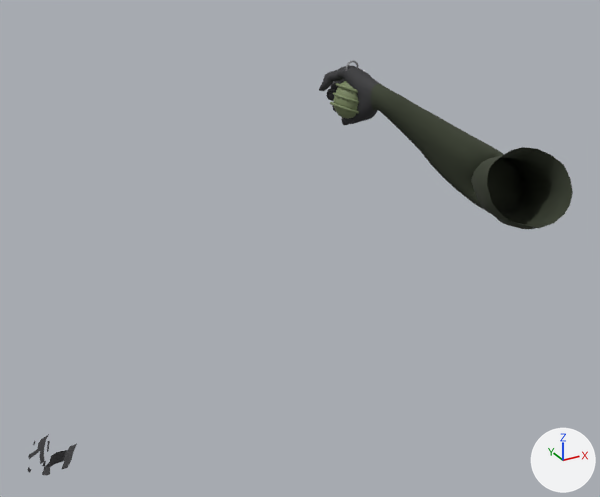
The glTF model dead-city/models/weapons/grenade_fp.glb: old version first, new version second.
Camera for both pictures: a camera (50 mm lens) standing at (-0.694, -0.974, 0.179) and looking at (-0.077, 0.147, -0.382). Lighting does not change. The marker at lower right points along +X, +Y and +Z. The first picture is the older version. Where no turn or scale is listed for an object, it has been applied to the vertices. Vertices at exactly the same position are counted once.

Script lines for the objects in view, before the commit:
```python
me_caucasian_male_1_body_001 = bpy.data.meshes.new('caucasian_male_1:Body.001')
me_caucasian_male_1_body_001.from_pydata(...)  # 2118 vertices, 4140 faces; spans x -0.559..0.356, y 0.012..0.512, z -0.388..0.157
# faces by material slot: [880, 3260]
me_caucasian_male_1_body_001.materials.append(mat_sleeve)  # greyish green #3c4232
me_caucasian_male_1_body_001.materials.append(mat_glove)  # dark grey #353537
me_sphere = bpy.data.meshes.new('Sphere')
me_sphere.from_pydata(...)  # 146 vertices, 288 faces; spans x -0.0308..0.0308, y -0.03..0.03, z -0.0367..0.0367
me_sphere.materials.append(mat_grenadebody)  # green #7c8961
ob_arms = bpy.data.objects.new('Arms', me_caucasian_male_1_body_001)
ob_arms.location = (0.0, -0.117, -0.286)
ob_sphere = bpy.data.objects.new('Sphere', me_sphere)
ob_sphere.location = (0.13, 0.33, -0.19)
ob_weaponroot = bpy.data.objects.new('WeaponRoot', None)
ob_weaponroot.location = (0.13, 0.33, -0.19)
ob_weaponroot.rotation_euler = (0.0, 0.349, 0.0)  # degrees (0, 20, 0)
```
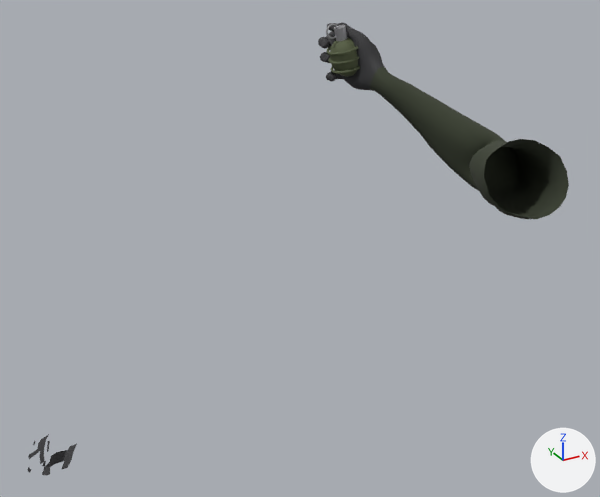
ob_weaponroot is not drawn itself; it is the parent of ob_cube, ob_cylinder, ob_torus, ob_torus_001, ob_torus_002, ob_torus_003.

Where the newer file only moved an object's origin or applied its transform, the numbers keep the older frame.

Location of each change, (x1, y1, x2, y2) in pixels of the pictures (600 x 497 px; the box of a moved part takes in the faces that stretch with it):
'Arms', reshaped (10% taller)
    before: (27, 65, 573, 475)
    after: (27, 23, 569, 475)
'Sphere', moved, turned
    before: (334, 81, 358, 119)
    after: (330, 38, 358, 77)
'Cylinder', moved, turned (not visible before)
    after: (334, 25, 348, 41)
'Torus', moved, turned
    before: (330, 102, 359, 114)
    after: (331, 66, 360, 74)
'Torus.002', moved, turned
    before: (336, 83, 358, 93)
    after: (326, 46, 358, 55)
'Torus.001', moved, turned
    before: (333, 92, 359, 103)
    after: (329, 57, 359, 65)
'Torus.003', moved, turned
    before: (346, 60, 359, 71)
    after: (326, 24, 339, 39)
part 2 of me_caucasian_male_1_body_001, moved or reshaped
    before: (319, 65, 573, 229)
    after: (318, 23, 569, 219)

The change in detail:
me_sphere is used by ob_sphere; location (0.13, 0.33, -0.19).
me_sphere had 146 vertices, 288 faces and spanned x -0.0308..0.0308, y -0.03..0.03, z -0.0367..0.0367.
me_sphere now has 146 vertices, 288 faces and spans x -0.0226..0.0386, y 0.0..0.06, z 0.0352..0.1088.
me_sphere part 1: the whole mesh is turned -35 degrees about the y axis through its middle, then moved by (0.008, 0.03, 0.072).
me_caucasian_male_1_body_001 is used by ob_arms; location (0.0, -0.117, -0.286).
me_caucasian_male_1_body_001 had 2118 vertices, 4140 faces and spanned x -0.559..0.356, y 0.012..0.512, z -0.388..0.157.
me_caucasian_male_1_body_001 now has 2118 vertices, 4140 faces and spans x -0.559..0.365, y 0.027..0.555, z -0.388..0.229.
me_caucasian_male_1_body_001 part 2: 2049 of 2118 vertices moved; they spanned x 0.09..0.356, y 0.012..0.512, z -0.09..0.157 and now span x 0.106..0.365, y 0.027..0.555, z -0.064..0.229; mean shift (0.006, 0.037, 0.066); largest move (0.097, 0.498, 0.104) -> (0.12, 0.515, 0.223).
Object 'WeaponRoot' (ob_weaponroot) moves from (0.13, 0.33, -0.19) to (0.138, 0.36, -0.118).
Object 'WeaponRoot' (ob_weaponroot) turns from (0, 20, 0) to (0, -15, 0) degrees about x, y and z.
